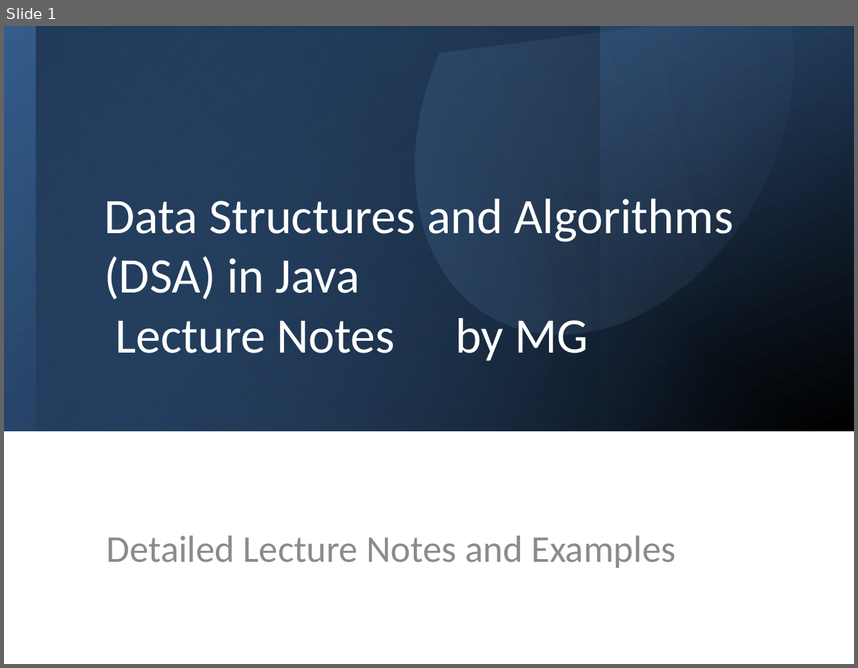
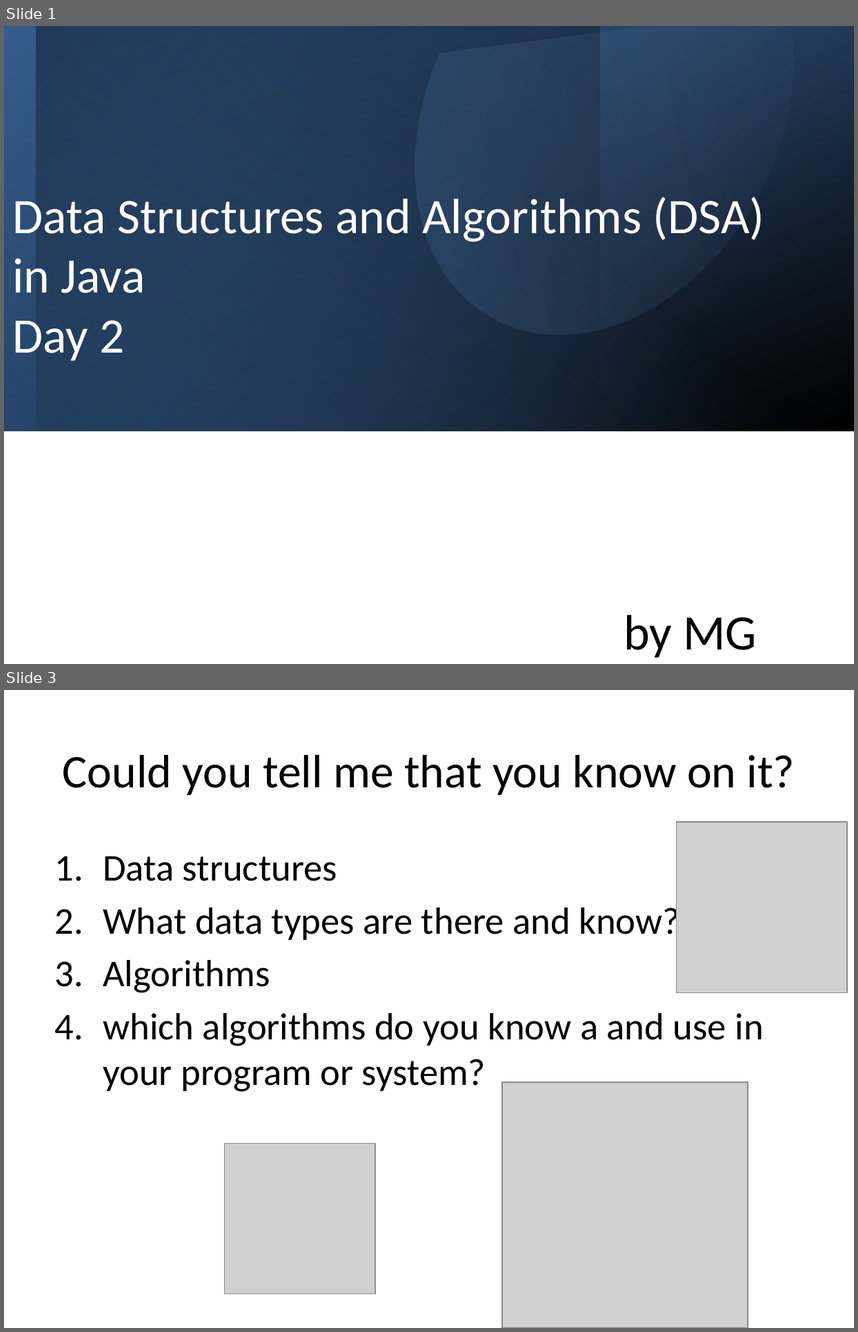
Before and after one commit to mrkyaing/MG-DSA, a slide deck: DSA_in_Java_LectureNotes_Detailed.pptx. Shown one above the other, each under a label of ours: slide 1 before the commit, slides 1 and 3 after it; the slides between them are not shown. The pictures are 858x668 and 858x1332 pixels, drawn with LibreOffice and Linux fonts; fonts in the diff are those of the drawing; grey boxes stand for pictures. Boxes give left, top, right and bottom in pixels: in the first picture for what was removed or moved away, otherwise in the second. Text is boxed around its words. In the diff, an @@ line names an element or a change of style, - is before the commit and + after.

```diff
--- a/DSA_in_Java_LectureNotes_Detailed.pptx
+++ b/DSA_in_Java_LectureNotes_Detailed.pptx
@@ slide 3 added at box(4, 690, 854, 1328), background #FFFFFF @@
@@ title added at box(63, 755, 795, 795), 39.6 pt, text #000000 @@
+Could you tell me that you know on it?
@@ picture added at box(677, 822, 847, 993) @@
@@ text added at box(103, 856, 764, 1092), 32 pt, text #000000 @@
+1. Data structures
+2. What data types are there and know?
+3. Algorithms
+4. which algorithms do you know a and use in your program or system?
@@ picture added at box(502, 1082, 748, 1328) @@
@@ picture added at box(225, 1143, 375, 1294) @@
@@ slide 1 changed as well @@
@@ title at box(12, 196, 765, 361): text changed @@
-Data Structures and Algorithms (DSA) in Java
-Lecture Notes by MG
+Data Structures and Algorithms (DSA)
+in Java
+Day 2
@@ subtitle removed at box(107, 535, 675, 568) @@
-Detailed Lecture Notes and Examples
@@ text added at box(624, 615, 757, 657), 42 pt, text #000000 @@
+by MG
```
Also in this commit, not shown: 10 other slides changed, 15 other slides added, 9 other files.
